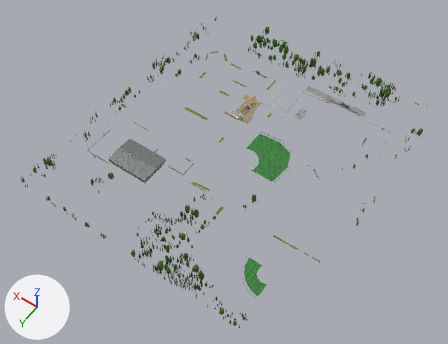
What one commit did to the glTF model m/mobile/wmhs-v3-partC-v3details-trees-poles-mobile.glb.
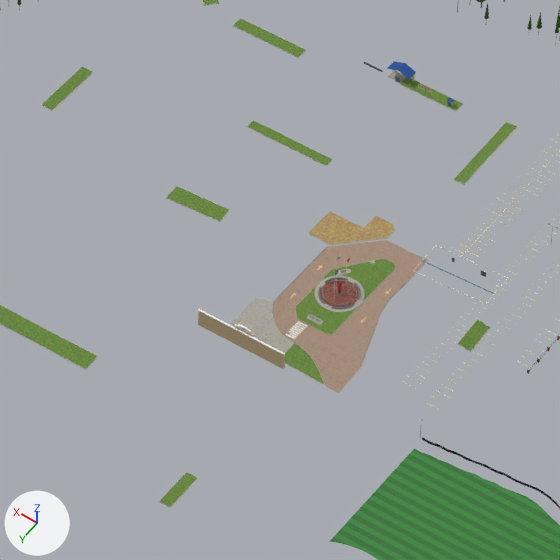
The first picture shows the older version from a 50 mm lens placed at (-461.0, 730.0, 940.0), pointed at (-23.0, 117.0, -24.0). The close-ups show the older and then the newer version on the part from 43% to 63% of the width and 18% to 44% of the height of that picture. Only the edits that show in the close-ups are written down. Arrows for +X, +Y and +Z are at lower left; the lights stay in place. Where no turn or scale is listed for an object, it has been applied to the vertices.

Before the edit, the objects in view are built like this:
```python
ob_v3_ballfields_turf_windscreen = bpy.data.objects.new('V3_BallFields_Turf_Windscreen', me_v3_ballfields_turf_windscreen)
ob_v3_ballfields_turf_windscreen.location = (-28.7, 29.0, 8.7)
ob_v3_frontentry_flagisland_loop = bpy.data.objects.new('V3_FrontEntry_FlagIsland_Loop', me_v3_frontentry_flagisland_loop)
ob_v3_frontentry_flagisland_loop.location = (-28.7, 29.0, 8.7)
ob_v3_lotislands_curbed = bpy.data.objects.new('V3_LotIslands_Curbed', me_v3_lotislands_curbed)
ob_v3_lotislands_curbed.location = (-28.7, 29.0, 8.7)
```
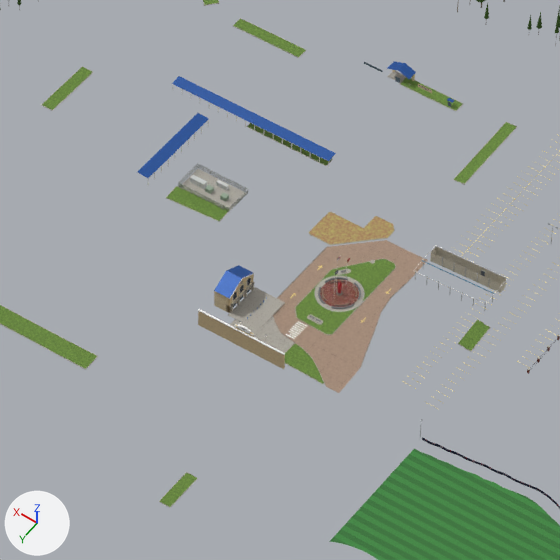
Edits to the bpy script that builds the scene:
```text
Add mat_glass_curtain:
    mat_glass_curtain = bpy.data.materials.new('glass_curtain')
    # colours: pale blue #c4d3e7
    # uses the picture img_glass_band_jpg
Add mat_metal_wall_cream:
    mat_metal_wall_cream = bpy.data.materials.new('metal_wall_cream')
    # uses the picture img_metal_cream_corr_jpg
    # uses the picture img_metal_cream_corr_n_jpg
Add ob_v4_mainentrance_archedgable:
    ob_v4_mainentrance_archedgable = bpy.data.objects.new('V4_MainEntrance_ArchedGable', me_v4_mainentrance_archedgable)  # 751 vertices, 898 faces; spans x 65.3..84.1, y -48.3..-32.3, z -8.6..2.6; in mat_brick_tan_wall (picture img_brick_tan_band_jpg), mat_roof_blue_seam (picture img_roof_blue_seam_jpg), mat_parapet_white (white #f7f7f3), mat_steel_dark (grey #737981), mat_sign_wmhs_band (picture img_sign_wmhs_band_jpg), mat_fixture (grey #898e90), mat_lamp_glow (white #f9f9f1, glowing grey #a0a095), mat_glass (greyish blue #617681), mat_door_glass (greyish blue #596c76), mat_wall_blue (blue #457cb8)
    ob_v4_mainentrance_archedgable.location = (-28.7, 29.0, 8.7)
Add ob_v4_westpavilion_openpostsenclosedquarter:
    ob_v4_westpavilion_openpostsenclosedquarter = bpy.data.objects.new('V4_WestPavilion_OpenPostsEnclosedQuarter', me_v4_westpavilion_openpostsenclosedquarter)  # 120 vertices, 148 faces; spans x 8.2..36.5, y -98.2..-83.2, z -8.9..-4.4; in mat_steel_galv (light grey #ced1d3)
    ob_v4_westpavilion_openpostsenclosedquarter.location = (-28.7, 29.0, 8.7)
Add ob_v4_electricalyard_fencedpad:
    ob_v4_electricalyard_fencedpad = bpy.data.objects.new('V4_ElectricalYard_FencedPad', me_v4_electricalyard_fencedpad)  # 476 vertices, 626 faces; spans x 105.6..127.2, y -84.0..-72.4, z -8.9..-6.4; in mat_concrete_w (picture img_concrete_jpg), mat_xfmr_green (grey #95aa95), mat_steel_dark (grey #737981), mat_switchgear_gray (light grey #ced1d0), mat_steel_galv (light grey #ced1d3)
    ob_v4_electricalyard_fencedpad.location = (-28.7, 29.0, 8.7)
Add ob_v4_coveredwalks_breezeway_junctionlink:
    ob_v4_coveredwalks_breezeway_junctionlink = bpy.data.objects.new('V4_CoveredWalks_Breezeway_JunctionLink', me_v4_coveredwalks_breezeway_junctionlink)  # 392 vertices, 496 faces; spans x 90.0..171.0, y -115.0..48.0, z -9.0..-5.0; in mat_roof_blue_seam (picture img_roof_blue_seam_jpg), mat_canopy_white (white #f3f3f1), mat_parapet_white (white #f7f7f3)
    ob_v4_coveredwalks_breezeway_junctionlink.location = (-28.7, 29.0, 8.7)
```

Location of each change, [x1, y1, x2, y2] in pixels of the close-ups (560 x 560 px):
'V4_CoveredWalks_Breezeway_JunctionLink', added: after [137, 76, 336, 185]
    faces in mat_roof_blue_seam (picture img_roof_blue_seam_jpg): [138, 76, 336, 178]
    faces in mat_parapet_white (white #f7f7f3): [137, 84, 333, 185]
'V4_MainEntrance_ArchedGable', added: after [214, 265, 285, 330]
'V4_ElectricalYard_FencedPad', added: after [178, 163, 248, 212]
    faces in mat_concrete_w (picture img_concrete_jpg): [181, 169, 247, 210]
    faces in mat_chainlink: [179, 164, 248, 212]
    faces in mat_switchgear_gray (light grey #ced1d0): [190, 175, 229, 190]
'V4_WestPavilion_OpenPostsEnclosedQuarter', added: after [415, 246, 506, 311]
    faces in mat_metal_wall_cream: [430, 246, 506, 293]
